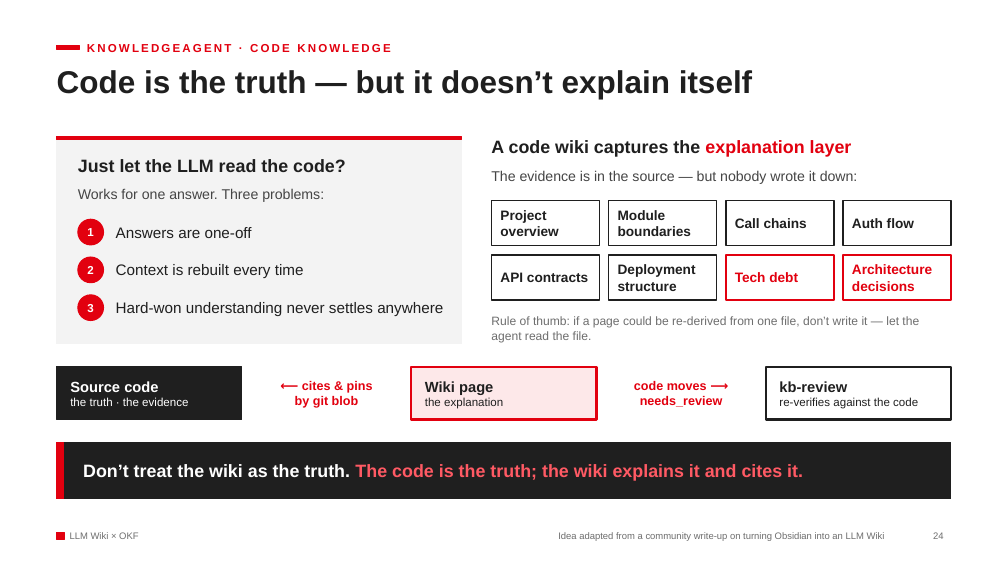
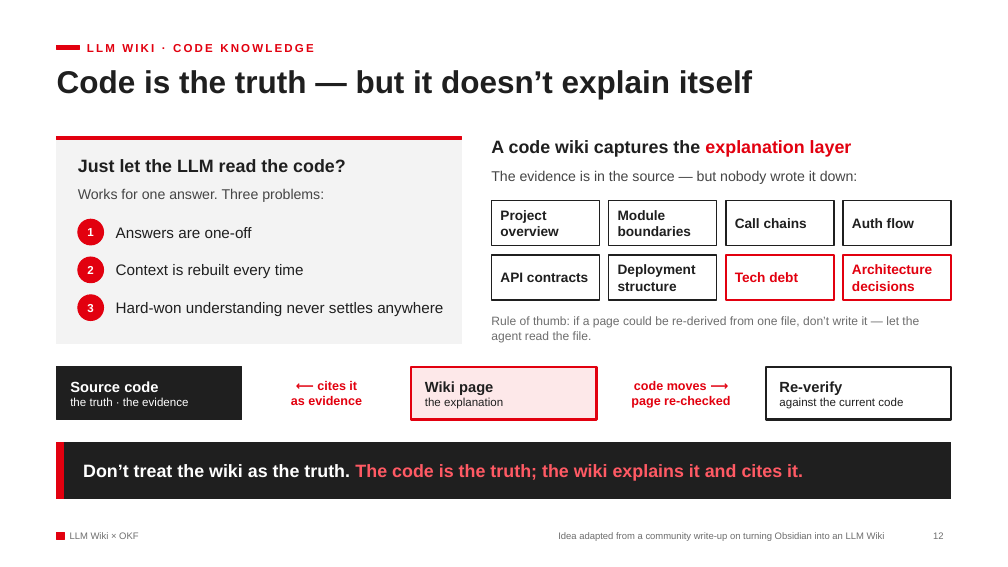
Before and after one commit to yishao1224-design/knowledgeAgent, a slide deck: slide 12 of docs/presentation/llm-wiki-okf.pptx (slide 24 before the commit). Drawn at 1008x567 pixels with LibreOffice and Linux fonts; fonts in the diff are those of the drawing. Boxes give left, top, right and bottom in pixels: in the first picture for what was removed or moved away, otherwise in the second. Text is boxed around its words. In the diff, an @@ line names an element or a change of style, - is before the commit and + after.

```diff
--- a/docs/presentation/llm-wiki-okf.pptx
+++ b/docs/presentation/llm-wiki-okf.pptx
@@ text at <box>87,44,313,52</box>: text changed @@
-KNOWLEDGEAGENT · CODE KNOWLEDGE
+LLM WIKI · CODE KNOWLEDGE
@@ text at <box>291,381,362,405</box>: text changed @@
-⟵ cites & pins
-by git blob
+⟵ cites it
+as evidence
@@ text at <box>779,381,903,409</box>: text changed @@
-kb-review
-re-verifies against the code
+Re-verify
+against the current code
@@ text at <box>631,396,730,408</box>: text changed @@
-needs_review
+page re-checked
@@ page number at <box>933,532,944,539</box>: text changed @@
-24
+12
```
Also in this commit, not shown: 2 other files.
